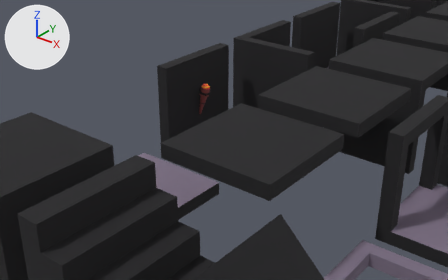
The glTF model blocksgame/assets/Blocks.glb, before and after one commit.
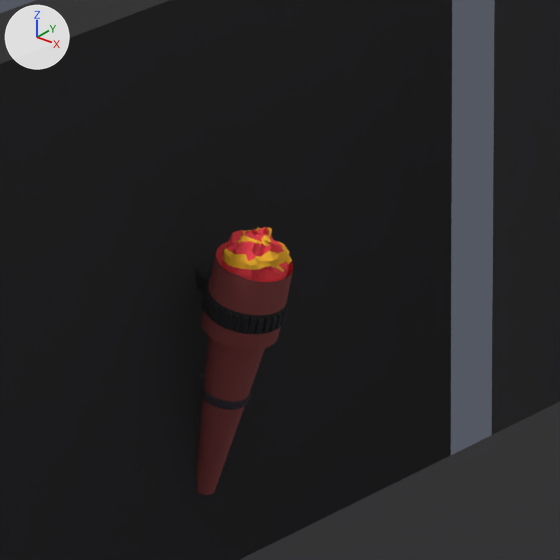
The first picture shows the older version from a 50 mm camera at (14.94, -8.88, 10.21) aimed at (-0.11, 9.94, -1.46). The close-ups show the older and then the newer version on the part from 39% to 54% of the width and 20% to 43% of the height of that picture. Only the edits that show in the close-ups are written down. Arrows for +X, +Y and +Z are at upper left; the lights stay in place. Where no turn or scale is listed for an object, it has been applied to the vertices.

In view in the first close-up: '03.wall1', '04.wall2', '07.roof3', 'torch'.
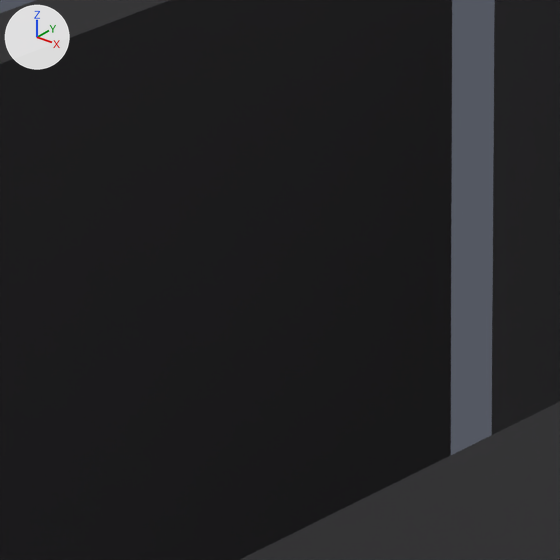
Location of each change, [x1, y1, x2, y2] in pixels of the close-ups (560 x 560 px):
'torch', deleted (brown)
    before: [196, 227, 293, 495]

The edits, one by one:
Object 'torch' (ob_torch) is deleted.
